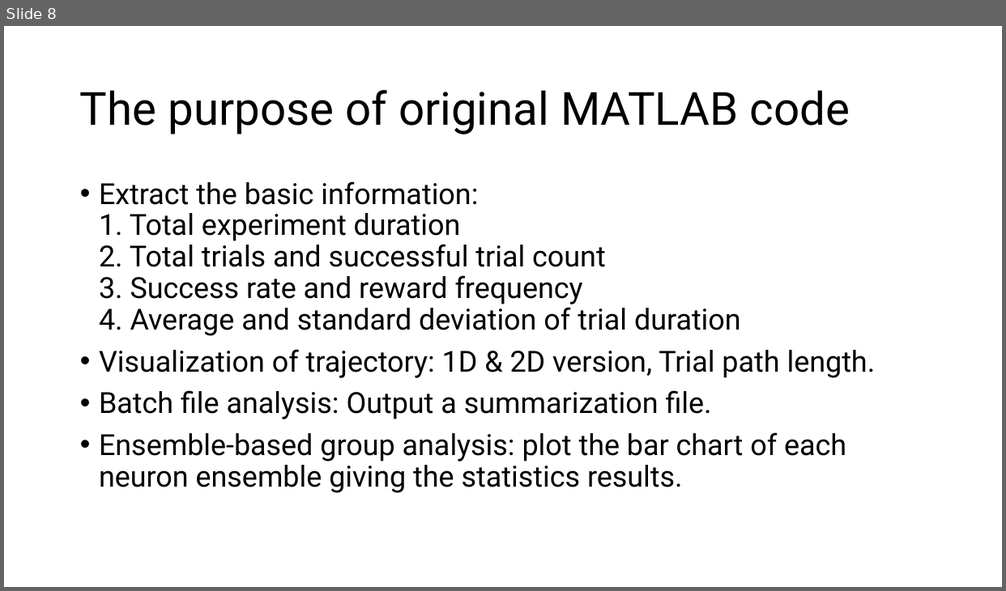
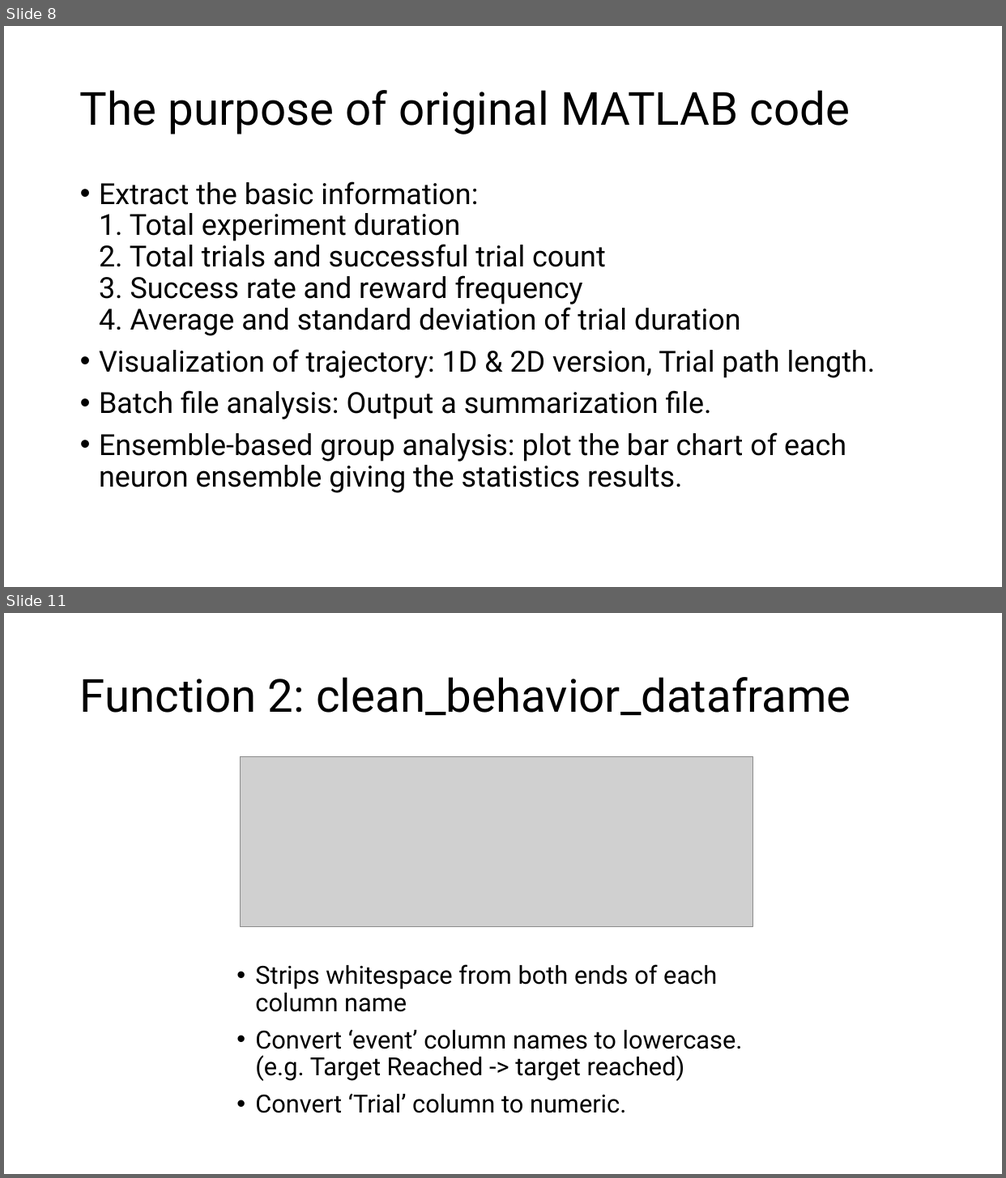
Before and after one commit to ChuehSY/FinalProject_ComSkillNeuro, a slide deck: Final presentation.pptx. Shown one above the other, each under a label of ours: slide 8 before the commit, slides 8 and 11 after it; the slides between them are not shown. The pictures are 1006x591 and 1006x1178 pixels, drawn with LibreOffice and Linux fonts; fonts in the diff are those of the drawing; grey boxes stand for pictures. Boxes give left, top, right and bottom in pixels: in the first picture for what was removed or moved away, otherwise in the second. Text is boxed around its words. In the diff, an @@ line names an element or a change of style, - is before the commit and + after.

```diff
--- a/Final presentation.pptx
+++ b/Final presentation.pptx
@@ slide 11 added at (x1=4, y1=613, x2=1002, y2=1174), background #FFFFFF @@
@@ title added at (x1=80, y1=677, x2=851, y2=716), 44 pt, text #000000 @@
+Function 2: clean_behavior_dataframe
@@ picture added at (x1=241, y1=756, x2=753, y2=927) @@
@@ text added at (x1=255, y1=965, x2=743, y2=1114), 24 pt, text #000000 @@
+• Strips whitespace from both ends of each column name
+• Convert ‘event’ column names to lowercase. (e.g. Target Reached -> target reached)
+• Convert ‘Trial’ column to numeric.
```
Also in this commit, not shown: 1 slide changed, 8 other slides added, 2 other files.
